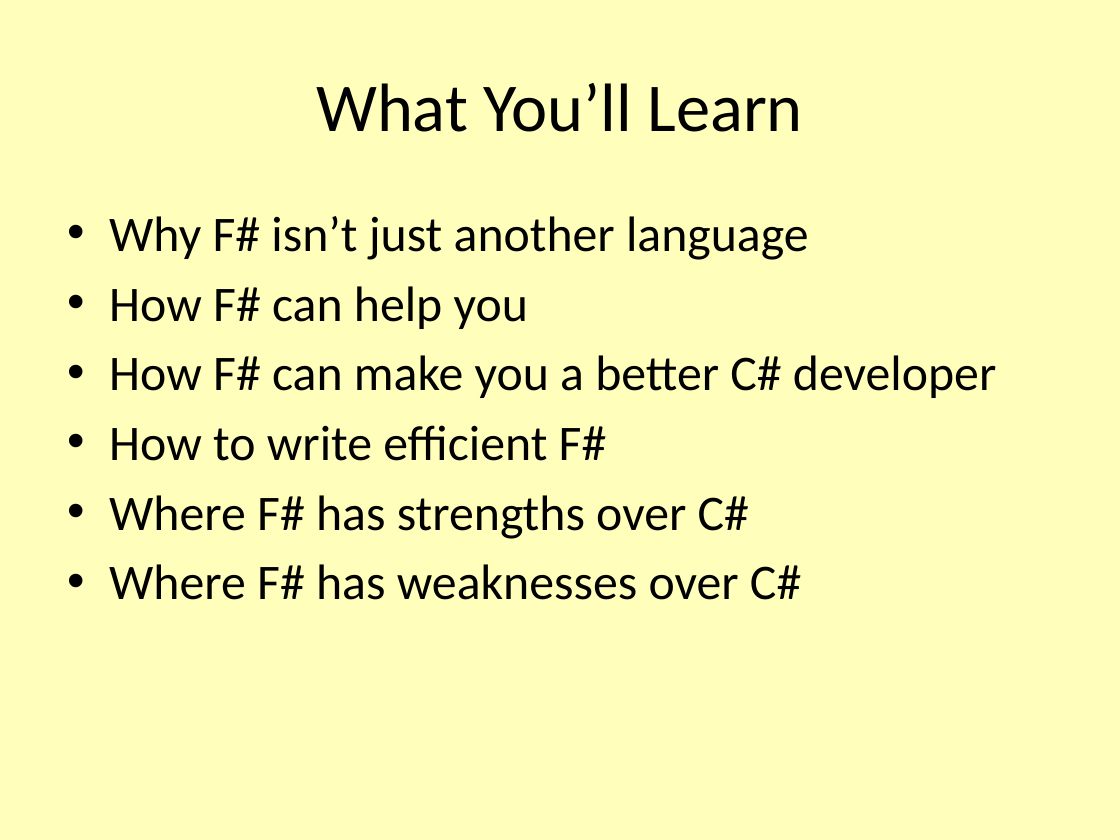
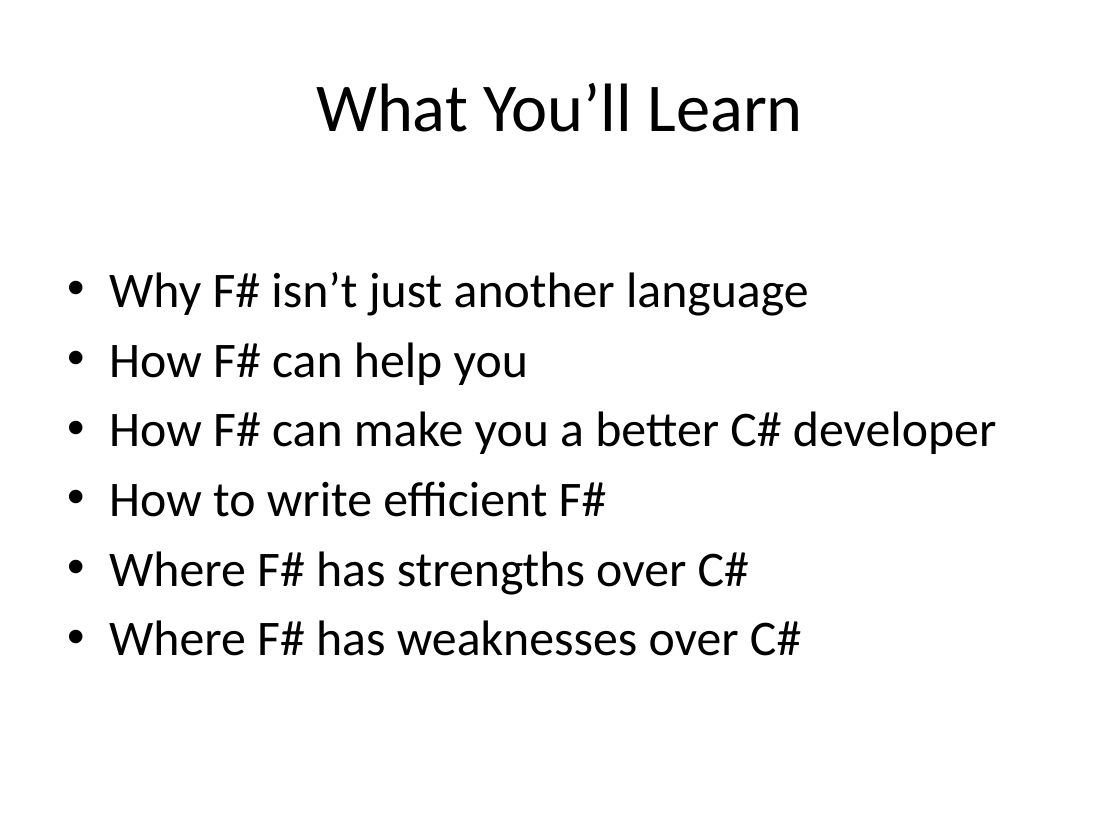
Before and after one commit to vcsjones/Presentations, a slide deck: slide 3 of RCC.2010.2/F.pptx. Drawn at 1120x840 pixels with LibreOffice and Linux fonts; fonts in the diff are those of the drawing; background and template pictures are left out. Boxes give left, top, right and bottom in pixels: in the first picture for what was removed or moved away, otherwise in the second. Text is boxed around its words. In the diff, an @@ line names an element or a change of style, - is before the commit and + after.

Commit message:
Updates to RCC Fall 2010. This is what I used in the presentation.

```diff
--- a/RCC.2010.2/F.pptx
+++ b/RCC.2010.2/F.pptx
@@ background #FFFFBB to #FFFFFF @@
@@ text "Why F# isn’t just another ...": place and size @@
-text "Why F# isn’t just another ..." at [109,216,996,600]
+text "Why F# isn’t just another ..." at [109,272,996,656]
```
Also in this commit, not shown: 11 other slides changed, 5 slides added, 11 other files.
